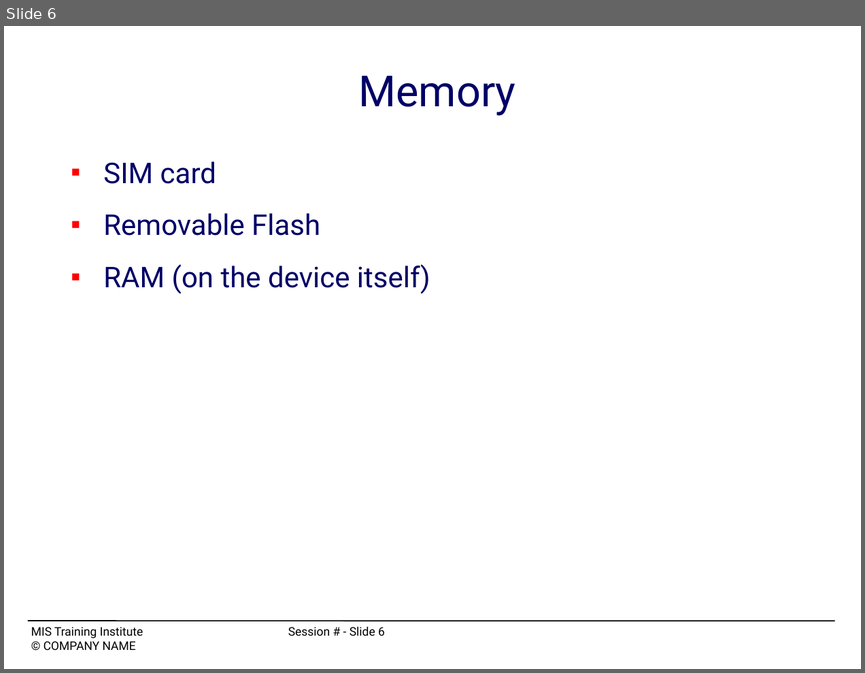
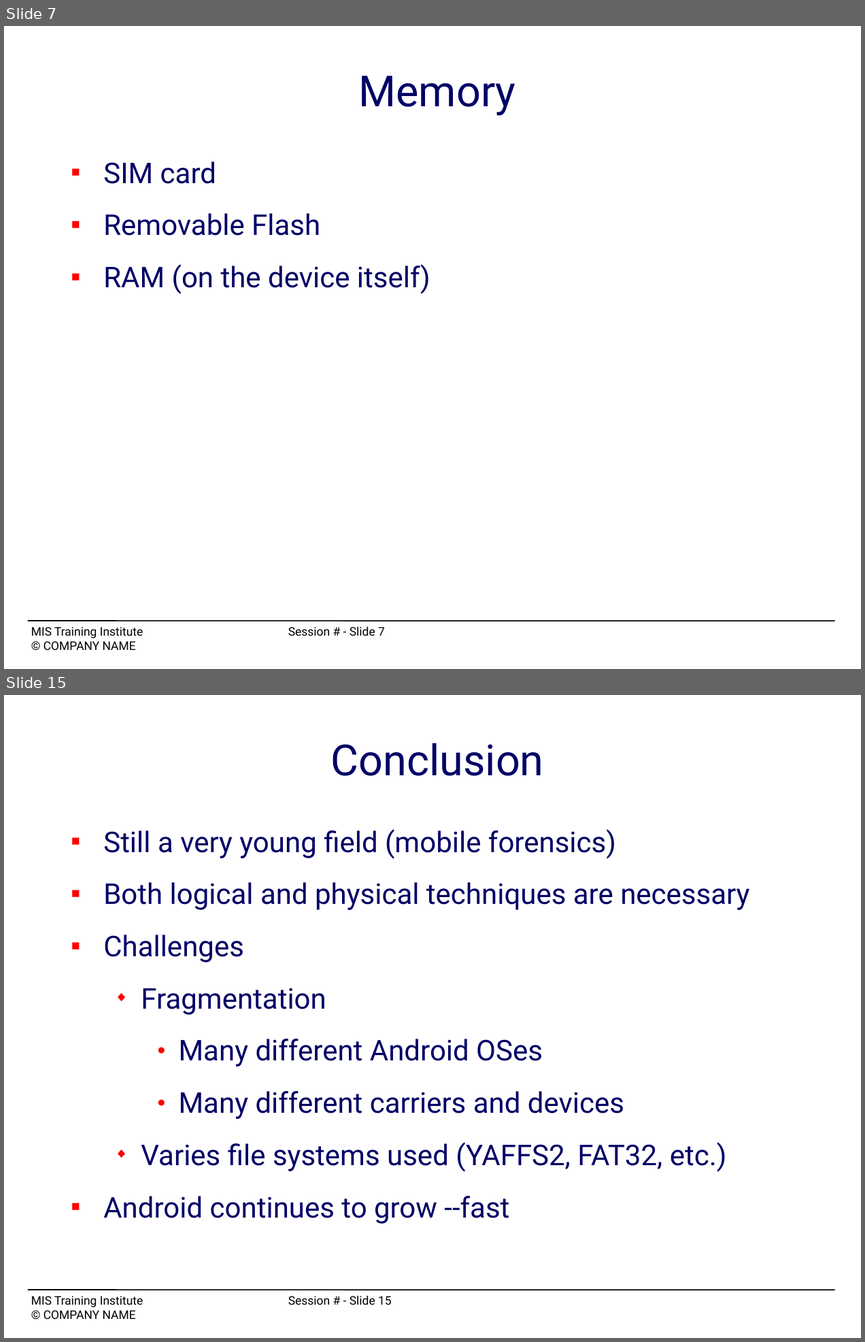
Before and after one commit to mchow01/Security, a slide deck: forensics/android/OS12_C4-mchow.ppt. Shown one above the other, each under a label of ours: slide 6 before the commit, slides 7 and 15 after it; the slides between them are not shown. The pictures are 865x673 and 865x1342 pixels, drawn with LibreOffice and Linux fonts; fonts in the diff are those of the drawing. Boxes give left, top, right and bottom in pixels: in the first picture for what was removed or moved away, otherwise in the second. Text is boxed around its words. In the diff, an @@ line names an element or a change of style, - is before the commit and + after.

```diff
--- a/forensics/android/OS12_C4-mchow.ppt
+++ b/forensics/android/OS12_C4-mchow.ppt
@@ slide 15 added at bbox=[4, 695, 861, 1338], background #FFFFFF; not listed: 2 template elements that a slide beside it also shows @@
@@ title added at bbox=[331, 743, 544, 776], 36 pt, text #000066 @@
+Conclusion
@@ text added at bbox=[103, 829, 749, 1223], 24 pt, text #000066 @@
+■ Still a very young field (mobile forensics)
+■ Both logical and physical techniques are necessary
+■ Challenges
+  ◆ Fragmentation
+    ● Many different Android OSes
+    ● Many different carriers and devices
+  ◆ Varies file systems used (YAFFS2, FAT32, etc.)
+■ Android continues to grow --fast
@@ what was slide 6 is now slide 7 @@
@@ text at bbox=[31, 626, 385, 638]: text changed @@
-MIS Training Institute Session # - Slide 6
+MIS Training Institute Session # - Slide 7
```
Also in this commit, not shown: 4 slides changed, 7 other slides added, 7 slides removed, 1 other file.
